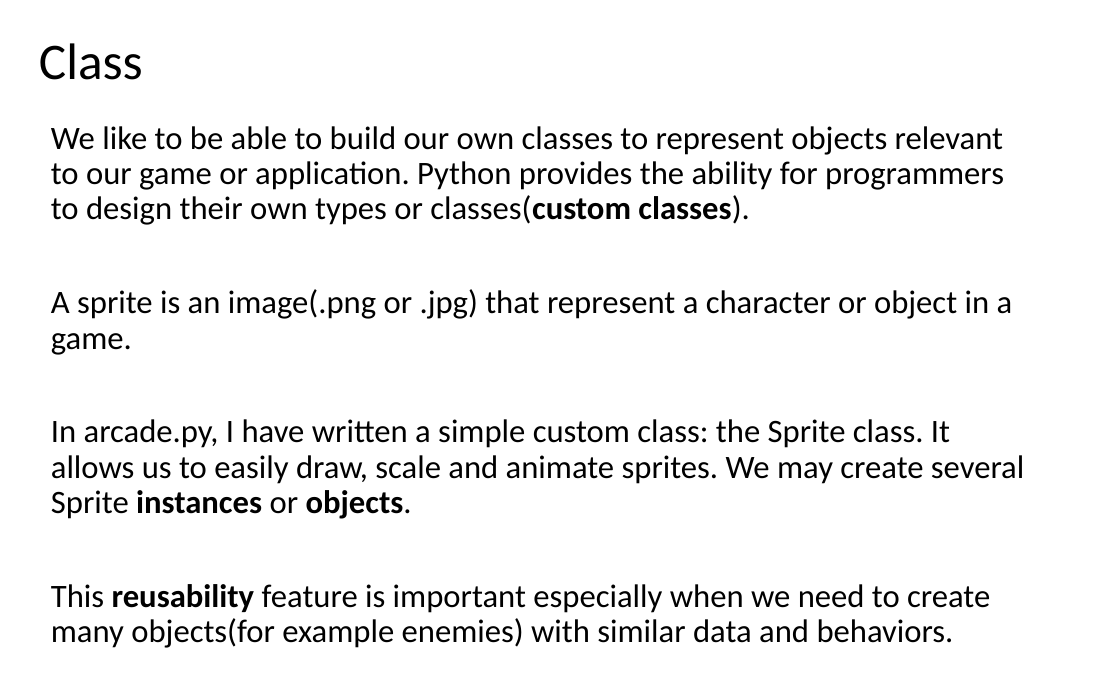
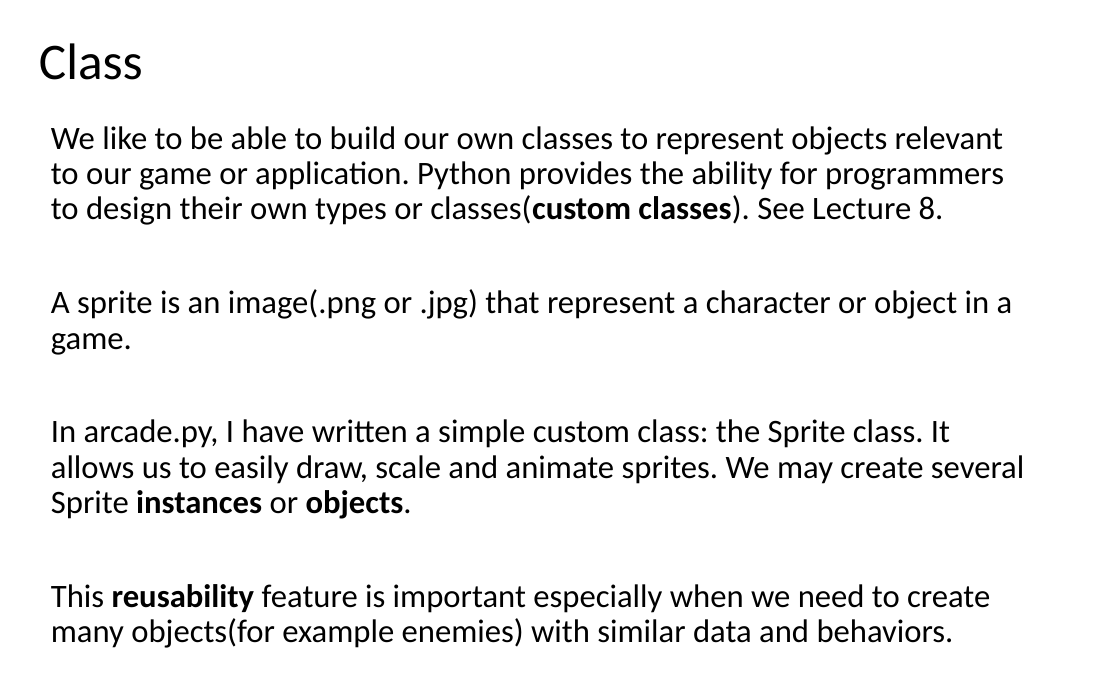
Before and after one commit to LongBaoNguyen/longbaonguyen.github.io, a slide deck: slide 3 of courses/apcsp/processing_arcade/processing3.pptx (slide 5 before the commit). Drawn at 1120x700 pixels with LibreOffice and Linux fonts; fonts in the diff are those of the drawing. Boxes give left, top, right and bottom in pixels: in the first picture for what was removed or moved away, otherwise in the second. Text is boxed around its words. In the diff, an @@ line names an element or a change of style, - is before the commit and + after.

```diff
--- a/courses/apcsp/processing_arcade/processing3.pptx
+++ b/courses/apcsp/processing_arcade/processing3.pptx
@@ text at (51,126,1004,225): text changed @@
-We like to be able to build our own classes to represent objects relevant to our game or application. Python provides the ability for programmers to design their own types or classes(custom classes).
+We like to be able to build our own classes to represent objects relevant to our game or application. Python provides the ability for programmers to design their own types or classes(custom classes). See Lecture 8.
```
Also in this commit, not shown: 12 other slides changed, 1 slide added, 3 slides removed, 8 other files.
